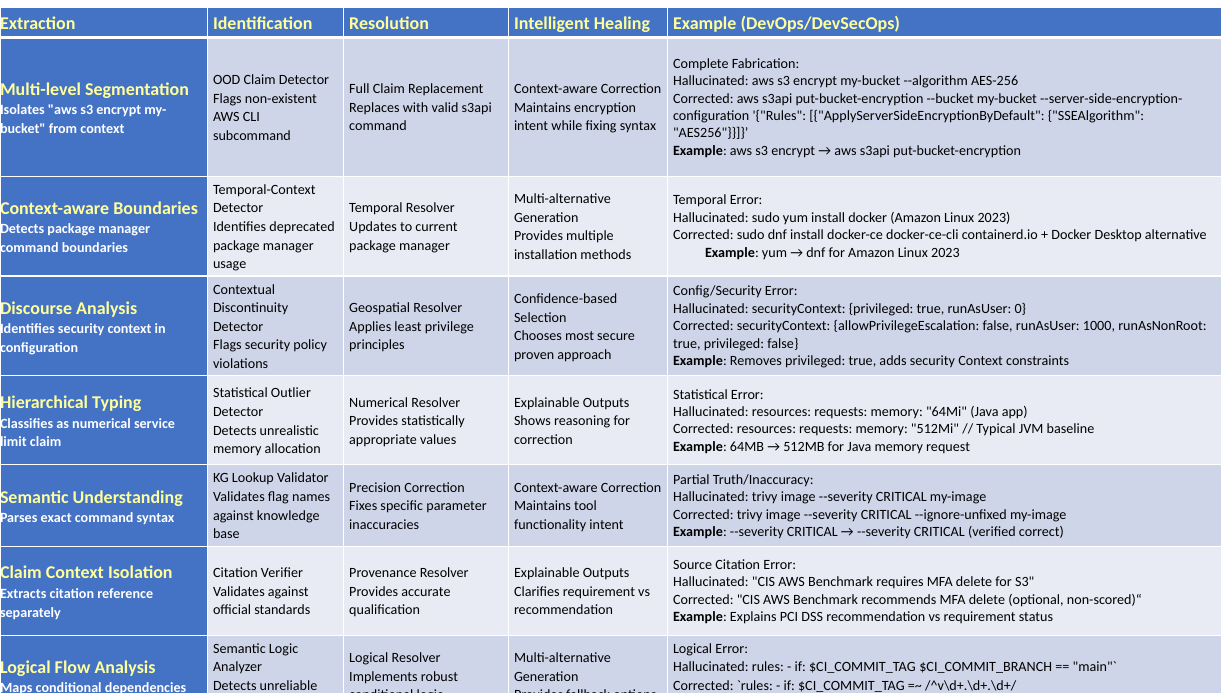
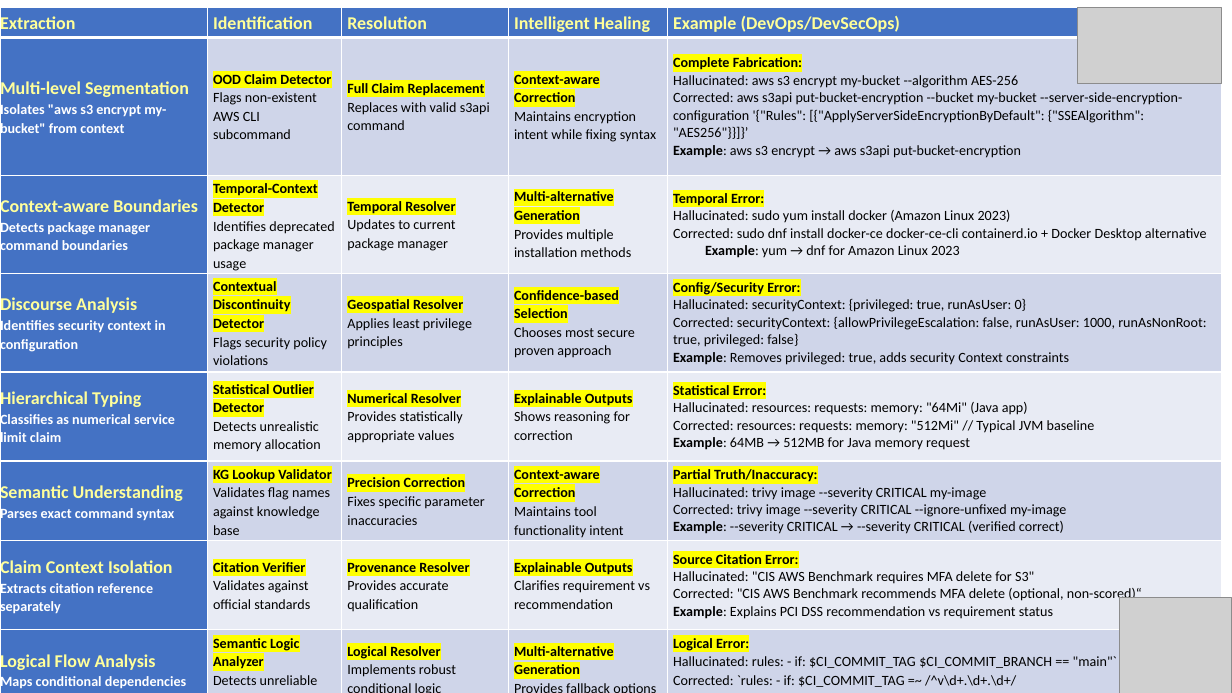
Before and after one commit to KamleshKG/hello_world_app, a slide deck: slide 4 of VeriFactAI-Presentation.pptx (slide 5 before the commit). Drawn at 1232x693 pixels with LibreOffice and Linux fonts; fonts in the diff are those of the drawing; grey boxes stand for pictures. Boxes give left, top, right and bottom in pixels: in the first picture for what was removed or moved away, otherwise in the second. Text is boxed around its words. In the diff, an @@ line names an element or a change of style, - is before the commit and + after.

```diff
--- a/VeriFactAI-Presentation.pptx
+++ b/VeriFactAI-Presentation.pptx
@@ table at [0,7,1221,693] @@
@@ highlight none to #FFFF00, bold on in "OOD Claim Detector", "Full Claim Replacement", "Context-aware Correction", "Complete Fabrication:" and 24 more places @@
@@ picture added at [1078,7,1222,83] @@
@@ picture added at [1119,597,1232,693] @@
@@ picture added at [1119,614,1232,693] @@
```
Also in this commit, not shown: 5 other slides changed, 2 slides added, 26 other files.
